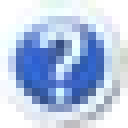
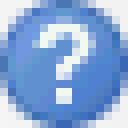
Layers edited between the first and the second 128px x 128px image:
added layer "Layer 2" above "Layer 1" over [0, 0, 128, 128]
hid "Layer 1" over [0, 0, 128, 128]
